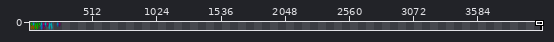
Two states of a sprite sheet, images/tiles.png. Above: a wide view before the commit, with the close-up outlined.
Close-up. Before the edit:
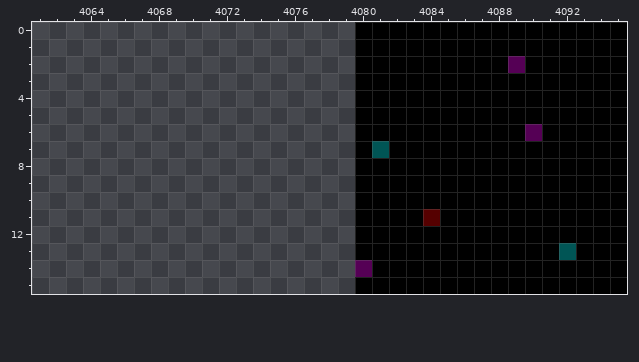
The file is 4096x16 pixels. Shown: x 4061..4095, y 0..15. The wide view leaves out empty margins.
And afterwards:
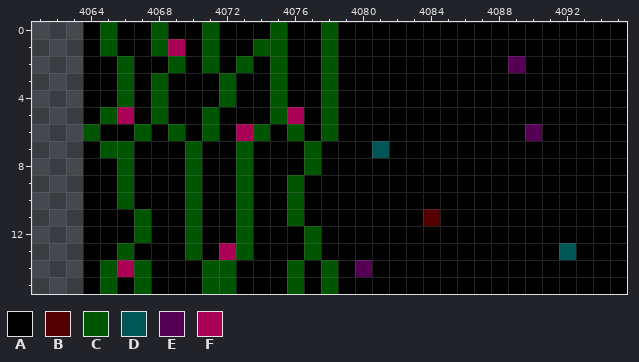
Palette (. is transparent): A #000000  B #550000  C #005500  D #005555  E #550055  F #aa0055
The exact change:
y 0: x 4064..4079 ................ -> ACAACAACAAACAACA
y 1: x 4064..4079 ................ -> ACAACFACAACCAACA
y 2: x 4064..4079 ................ -> AACAACACACACAACA
y 3..4: x 4064..4079 ................ -> AACACAAACAACAACA
y 5: x 4064..4079 ................ -> ACFACAACAAACFACA
y 6: x 4064..4079 ................ -> CAACACACAFCACACA
y 7: x 4064..4079 ................ -> ACCAAACAACAAACAA
y 8: x 4064..4079 ................ -> AACAAACAACAAACAA
y 9..10: x 4064..4079 ................ -> AACAAACAACAACAAA
y 11: x 4064..4079 ................ -> AAACAACAACAACAAA
y 12: x 4064..4079 ................ -> AAACAACAACAAACAA
y 13: x 4064..4079 ................ -> AACAAACAFCAAACAA
y 14: x 4064..4079 ................ -> ACFCAAACCAAACACA
y 15: x 4064..4079 ................ -> ACACAAACCAAACACA
